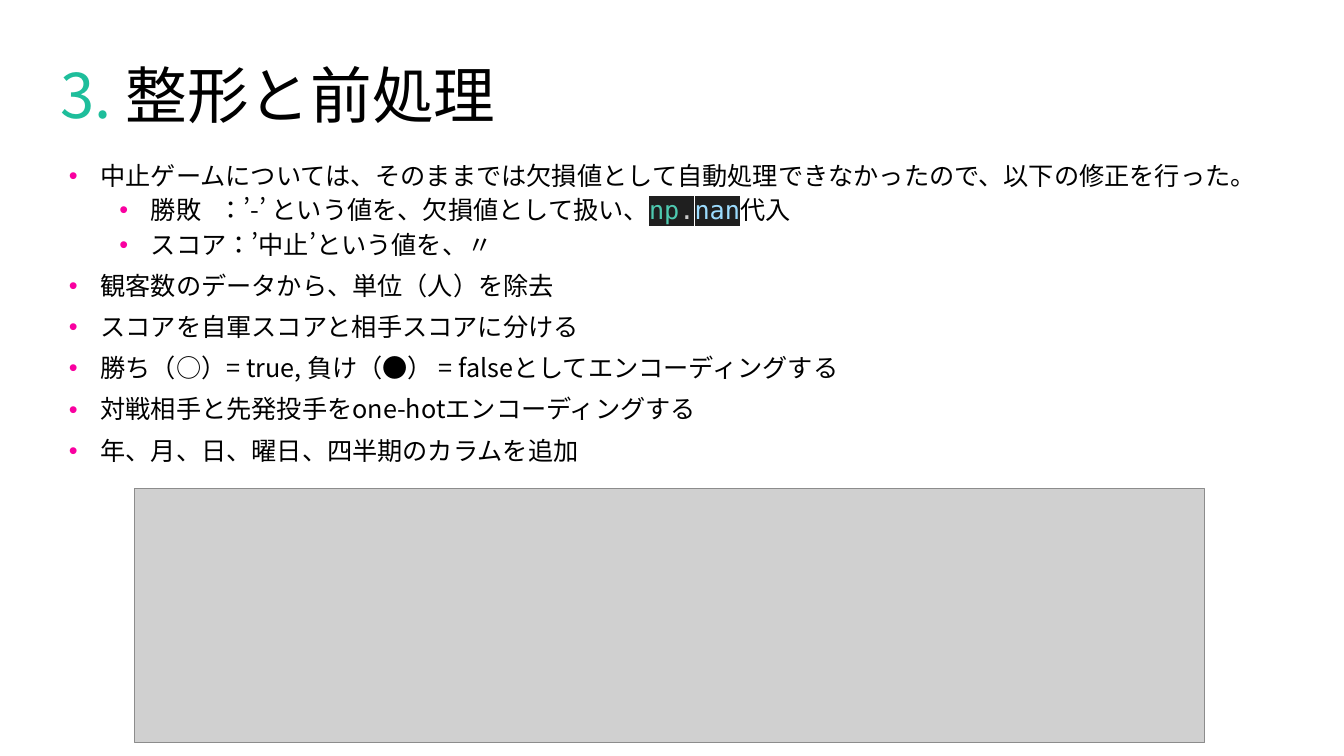
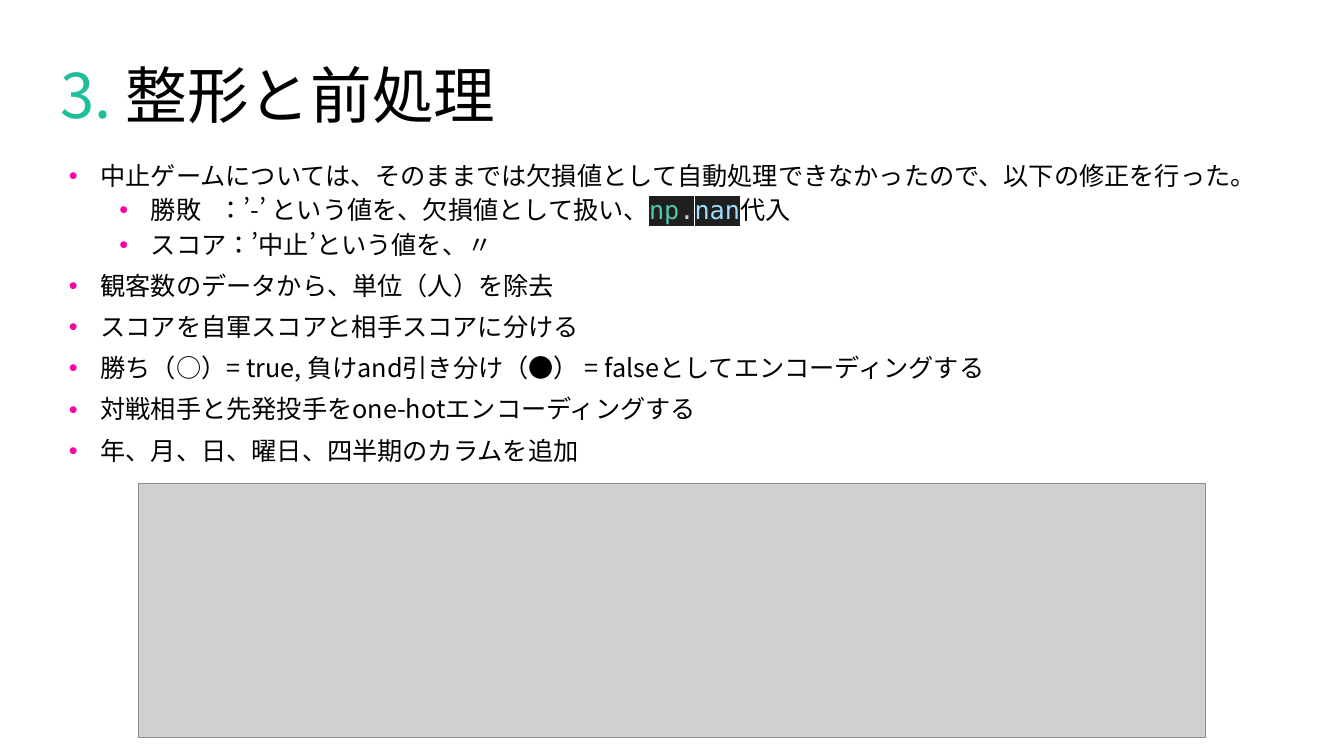
Before and after one commit to tsyu12345/Class_DataScienceEX, a slide deck: slide 8 of 最終課題用/report-23vr008n.pptx. Drawn at 1344x756 pixels with LibreOffice and Linux fonts; fonts in the diff are those of the drawing; grey boxes stand for pictures. Boxes give left, top, right and bottom in pixels: in the first picture for what was removed or moved away, otherwise in the second. Text is boxed around its words. In the diff, an @@ line names an element or a change of style, - is before the commit and + after.

```diff
--- a/最終課題用/report-23vr008n.pptx
+++ b/最終課題用/report-23vr008n.pptx
@@ text at (100,355,984,382): text changed @@
-• 勝ち（○）= true, 負け（●） = falseとしてエンコーディングする
+• 勝ち（○）= true, 負けand引き分け（●） = falseとしてエンコーディングする
@@ picture: place and size @@
-picture at (135,489,1205,743)
+picture at (139,484,1206,738)
```
Also in this commit, not shown: 8 other slides changed, 2 slides added, 1 slide removed, 1 other file.
